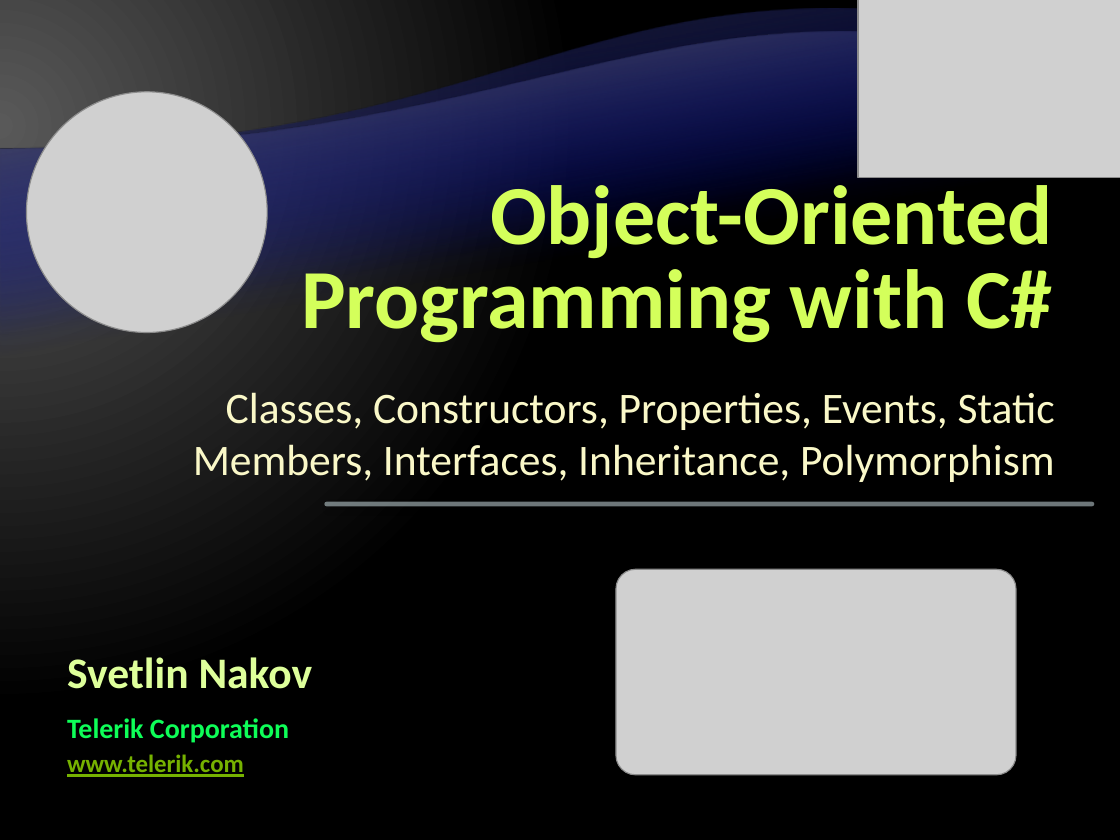
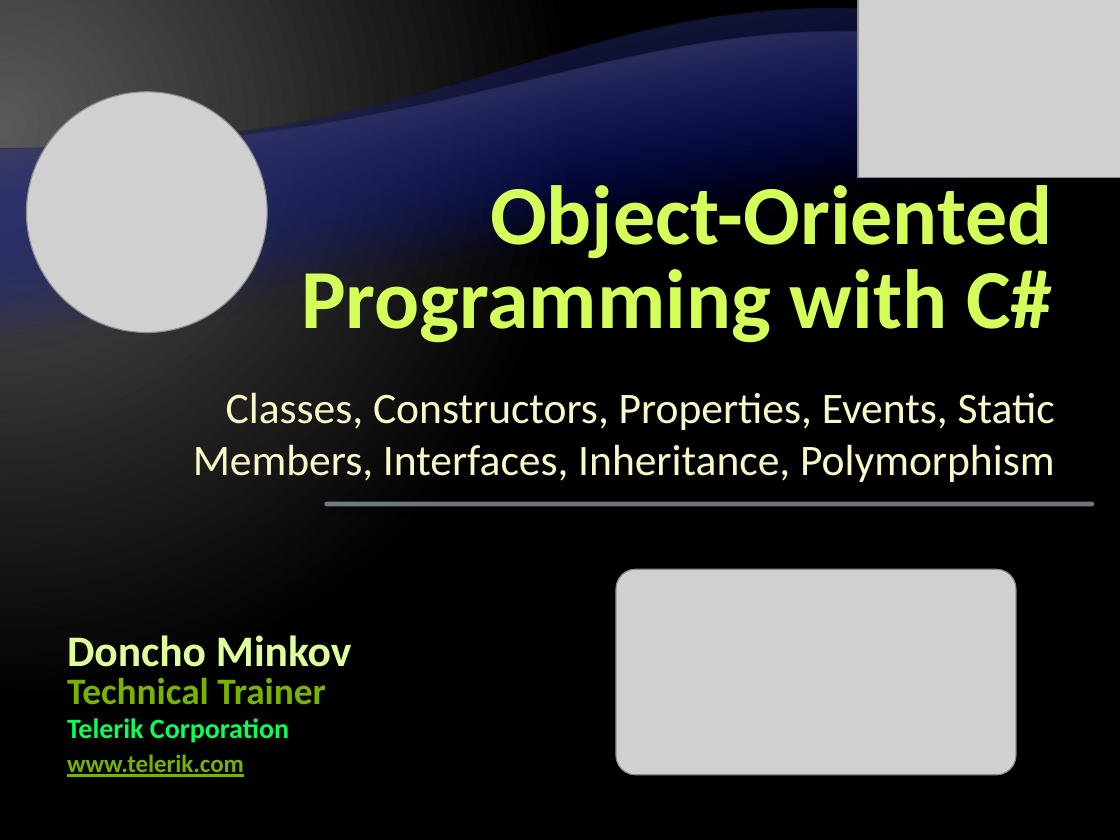
Before and after one commit to Lockheed01/aspnet-mvc-course, a slide deck: slide 1 of Lectures/4. Object-Oriented Programming with CSharp/Object-Oriented Programming with CSharp.pptx. Drawn at 1120x840 pixels with LibreOffice and Linux fonts; fonts in the diff are those of the drawing; grey boxes stand for pictures; background and template pictures are left out. Boxes give left, top, right and bottom in pixels: in the first picture for what was removed or moved away, otherwise in the second. Text is boxed around its words. In the diff, an @@ line names an element or a change of style, - is before the commit and + after.

```diff
--- a/Lectures/4. Object-Oriented Programming with CSharp/Object-Oriented Programming with CSharp.pptx
+++ b/Lectures/4. Object-Oriented Programming with CSharp/Object-Oriented Programming with CSharp.pptx
@@ text added at (x1=67, y1=635, x2=352, y2=667), 28 pt, text #DEFF9B, bold @@
+Doncho Minkov
@@ text at (x1=67, y1=678, x2=326, y2=705): text changed; size 28 to 24 pt; text colour #DEFF9B to #77B200 @@
-Svetlin Nakov
+Technical Trainer
```
